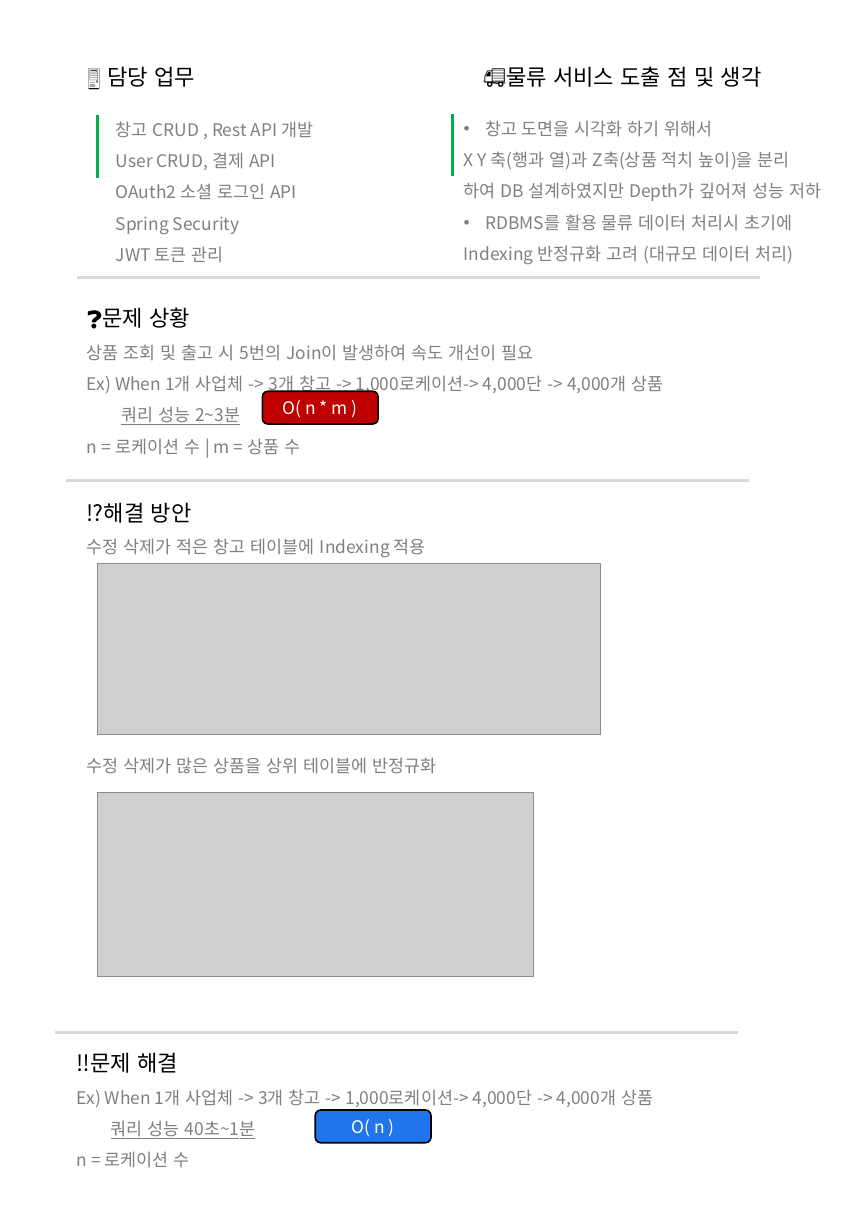
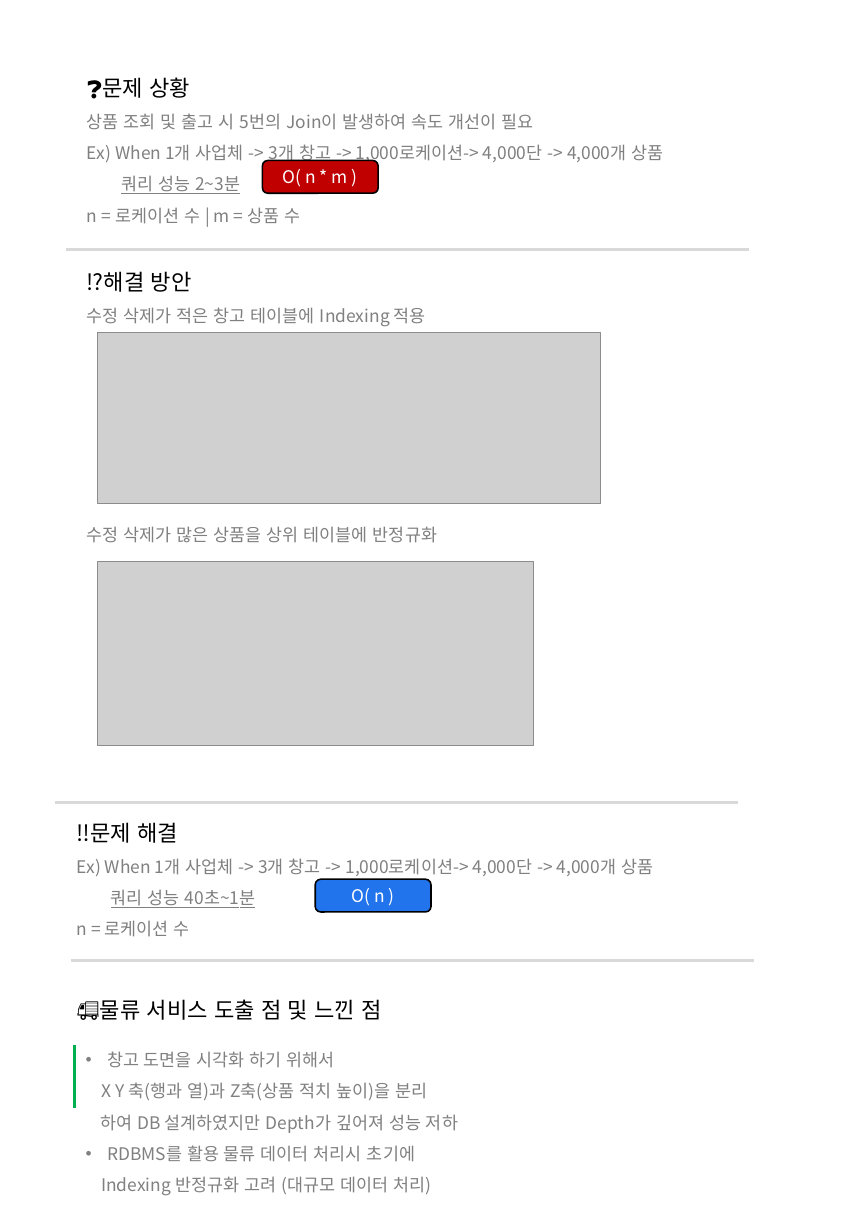
Before and after one commit to yuseok01/itgorae, a slide deck: slide 8 of 피피티/241124 포트폴리오_김유석.pptx (slide 6 before the commit). Drawn at 853x1232 pixels with LibreOffice and Linux fonts; fonts in the diff are those of the drawing; grey boxes stand for pictures. Boxes give left, top, right and bottom in pixels: in the first picture for what was removed or moved away, otherwise in the second. Text is boxed around its words. In the diff, an @@ line names an element or a change of style, - is before the commit and + after.

```diff
--- a/피피티/241124 포트폴리오_김유석.pptx
+++ b/피피티/241124 포트폴리오_김유석.pptx
@@ text removed at <box>107,66,195,87</box> @@
-🖥️ 담당 업무
@@ line removed from (453, 114) to (453, 176) @@
@@ text removed at <box>116,121,314,262</box> @@
-창고 CRUD , Rest API 개발
-User CRUD, 결제 API
-OAuth2 소셜 로그인 API
-Spring Security
-JWT 토큰 관리
@@ line moved from (77, 278) - (760, 278) to (66, 249) - (750, 249) @@
@@ 3 texts, 2 pictures, 2 rounded rectangles: place and size @@
-3 texts, 2 pictures, 2 rounded rectangles at <box>77,307,664,1168</box>
+3 texts, 2 pictures, 2 rounded rectangles at <box>77,77,664,937</box>
@@ line moved from (66, 480) - (750, 480) to (56, 802) - (738, 802) @@
@@ line moved from (56, 1033) - (738, 1033) to (72, 960) - (754, 960) @@
@@ text at <box>100,999,381,1020</box>: text changed @@
-🚚물류 서비스 도출 점 및 생각
+🚚물류 서비스 도출 점 및 느낀 점
@@ line moved from (98, 116) - (98, 179) to (74, 1045) - (74, 1108) @@
@@ text "창고 도면을 시각화 하기 위해서": place and size @@
-text "창고 도면을 시각화 하기 위해서" at <box>464,120,821,264</box>
+text "창고 도면을 시각화 하기 위해서" at <box>100,1051,458,1195</box>
```
Also in this commit, not shown: 3 other slides changed, 2 slides added, 3 other files.
